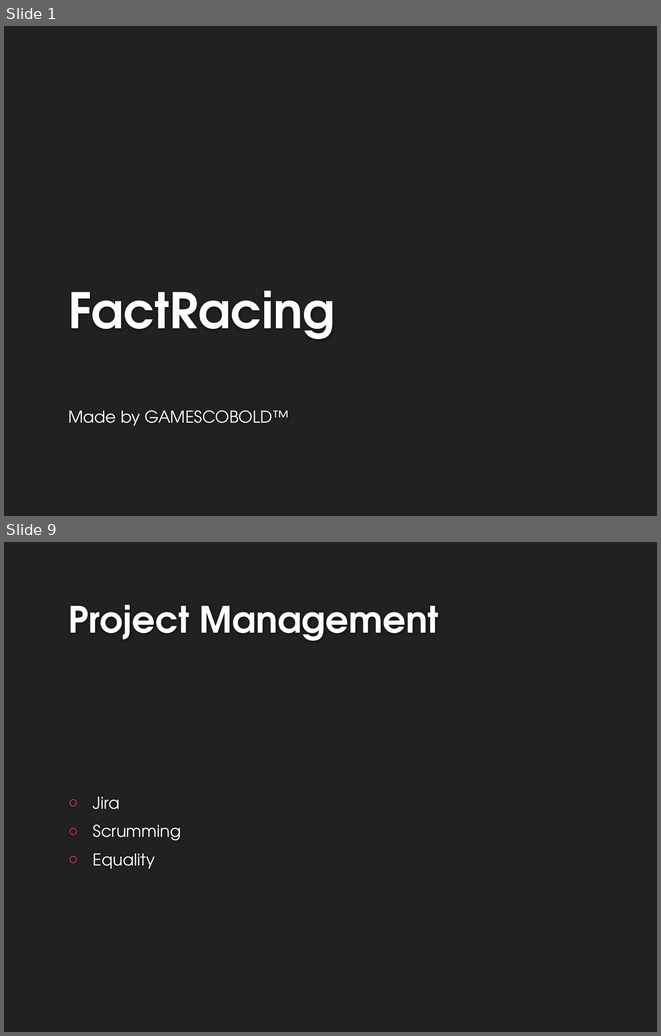
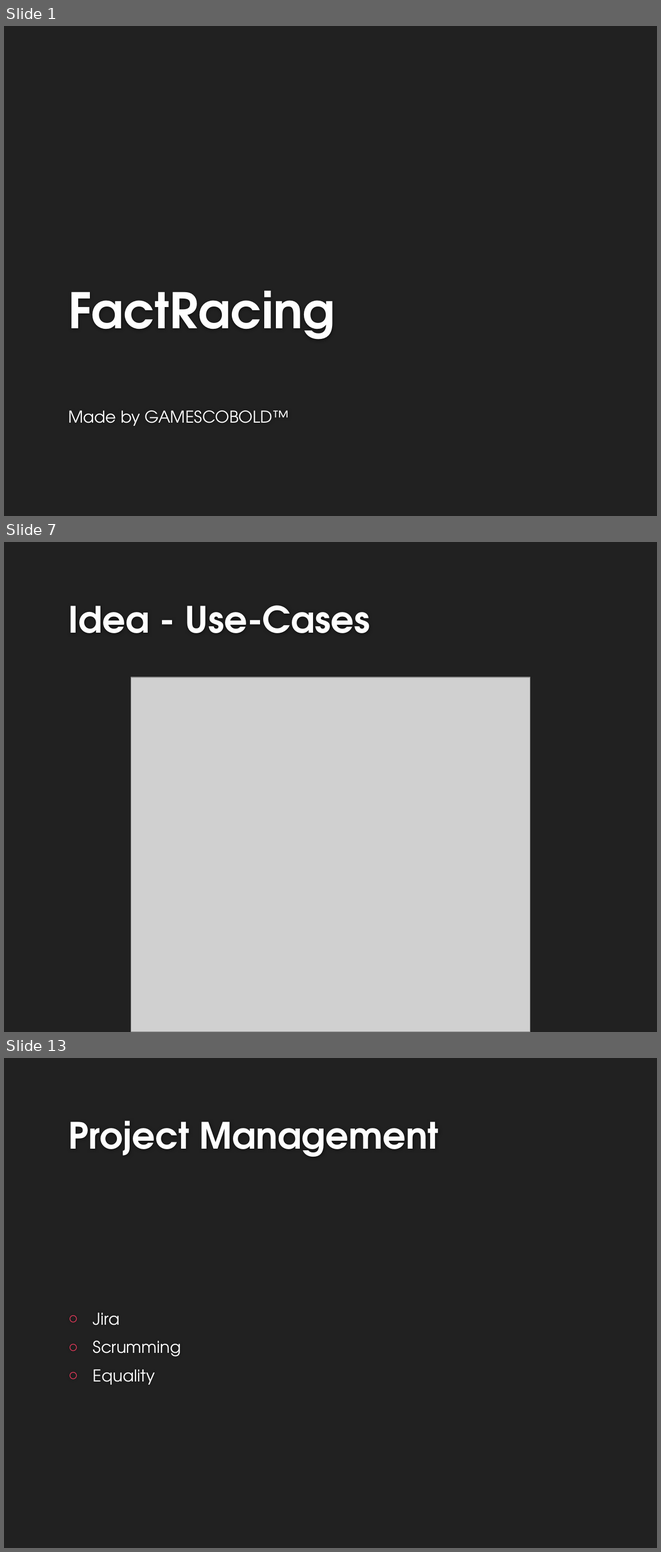
Before and after one commit to Kathamii/TINF15B4MCJI, a slide deck: docs/MidTermSE.pptx. Shown one above the other, each under a label of ours: slides 1 and 9 before the commit, slides 1, 7 and 13 after it; the slides between them are not shown. The pictures are 661x1036 and 661x1552 pixels, drawn with LibreOffice and Linux fonts; fonts in the diff are those of the drawing; grey boxes stand for pictures; background and template pictures are left out. Boxes give left, top, right and bottom in pixels: in the first picture for what was removed or moved away, otherwise in the second. Text is boxed around its words. In the diff, an @@ line names an element or a change of style, - is before the commit and + after.

```diff
--- a/docs/MidTermSE.pptx
+++ b/docs/MidTermSE.pptx
@@ slide 7 added at bbox=[4, 542, 657, 1032], background #212121 @@
@@ title added at bbox=[68, 605, 370, 633], 40 pt, text #FEFEFE, bold @@
+Idea - Use-Cases
@@ picture added at bbox=[131, 677, 530, 1032] @@
@@ what was slide 9 is now slide 13 @@
```
Also in this commit, not shown: 8 slides changed, 4 other slides added, 2 slides removed, 1 other file.
